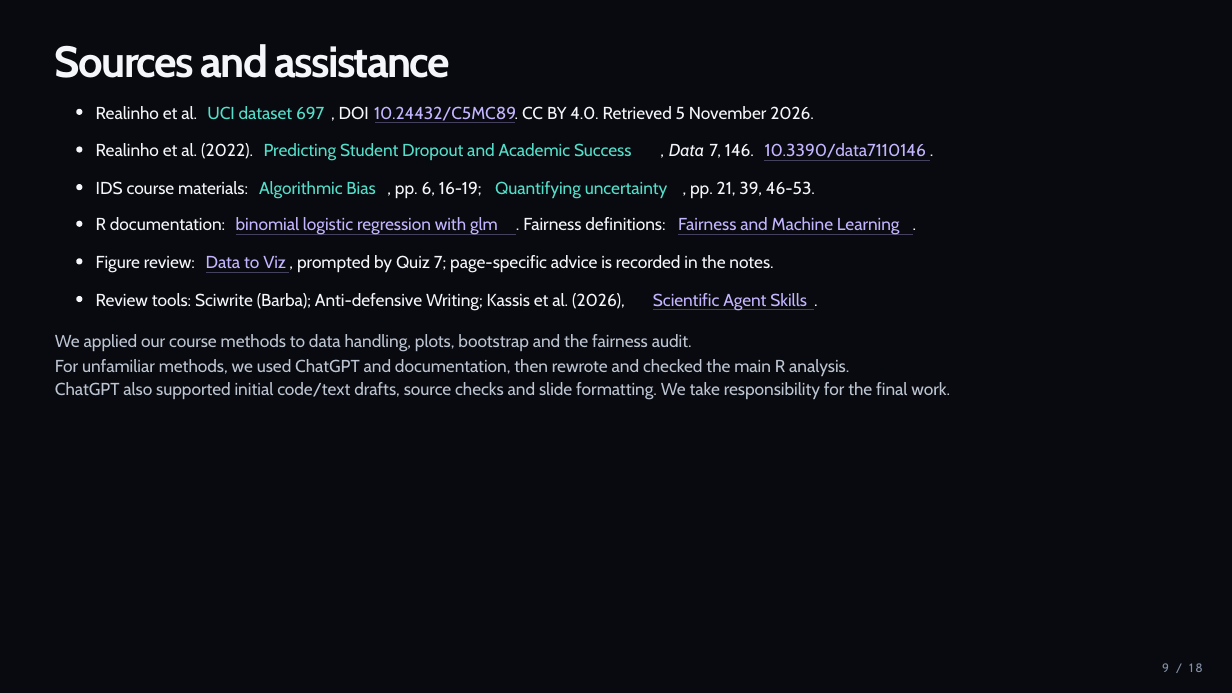
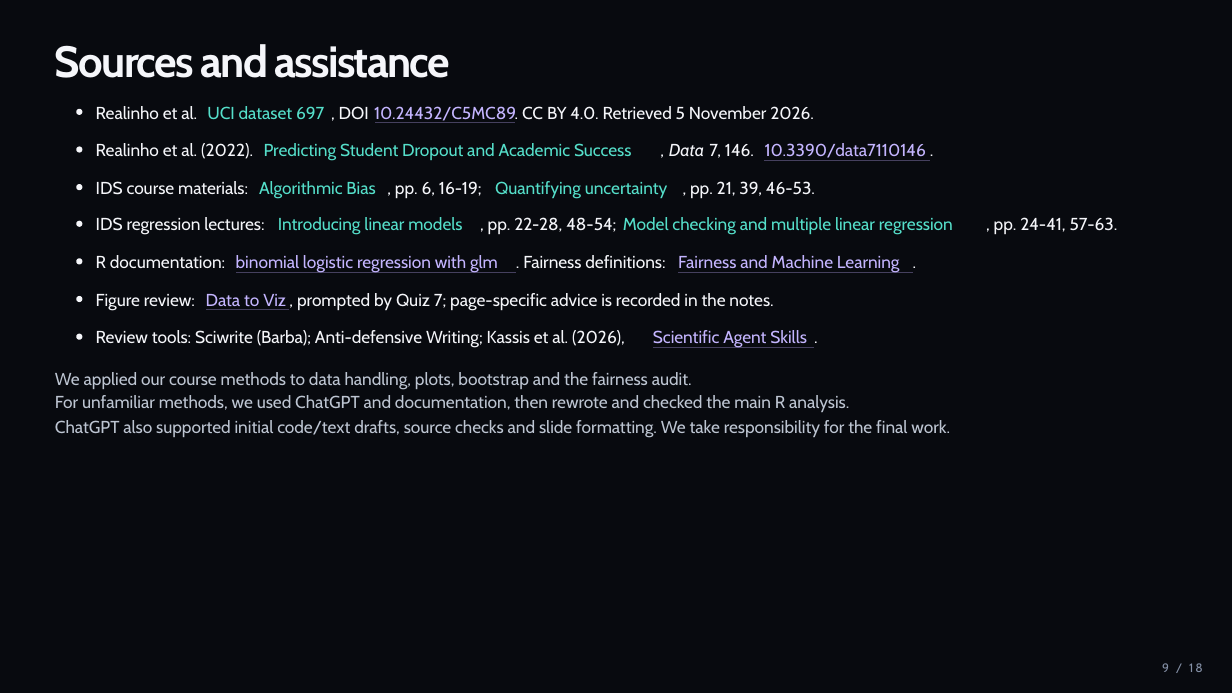
Before and after one commit to Tigershengsheng/ids-project, a slide deck: slide 9 of output/powerpoint/Student_Dropout_Presentation.pptx. Drawn at 1232x693 pixels with LibreOffice and Linux fonts; fonts in the diff are those of the drawing. Boxes give left, top, right and bottom in pixels: in the first picture for what was removed or moved away, otherwise in the second. Text is boxed around its words. In the diff, an @@ line names an element or a change of style, - is before the commit and + after.

Commit message:
Connect regression lectures and clarify model assumptions

```diff
--- a/output/powerpoint/Student_Dropout_Presentation.pptx
+++ b/output/powerpoint/Student_Dropout_Presentation.pptx
@@ text added at box(96, 217, 264, 235), 13.5 pt, text #F5F6FA @@
+IDS regression lectures:
@@ text added at box(278, 217, 462, 235), 13.5 pt, text #55DFCA @@
+Introducing linear models
@@ text added at box(488, 217, 616, 235), 13.5 pt, text #F5F6FA @@
+, pp. 22-28, 48-54;
@@ text added at box(623, 217, 953, 235), 13.5 pt, text #55DFCA @@
+Model checking and multiple linear regression
@@ text added at box(994, 217, 1118, 235), 13.5 pt, text #F5F6FA @@
+, pp. 24-41, 57-63.
@@ 9 texts, 3 freeform shapes: place and size @@
-9 texts, 3 freeform shapes at box(55, 213, 924, 352)
+9 texts, 3 freeform shapes at box(55, 251, 924, 390)
@@ 5 texts, 1 freeform shape: place and size @@
-5 texts, 1 freeform shape at box(55, 289, 950, 400)
+5 texts, 1 freeform shape at box(55, 326, 950, 438)
@@ freeform shape added at box(77, 334, 83, 340), fill #F5F6FA @@
```
Also in this commit, not shown: 6 other slides changed, 1 slide added, 1 slide removed, 27 other files.
